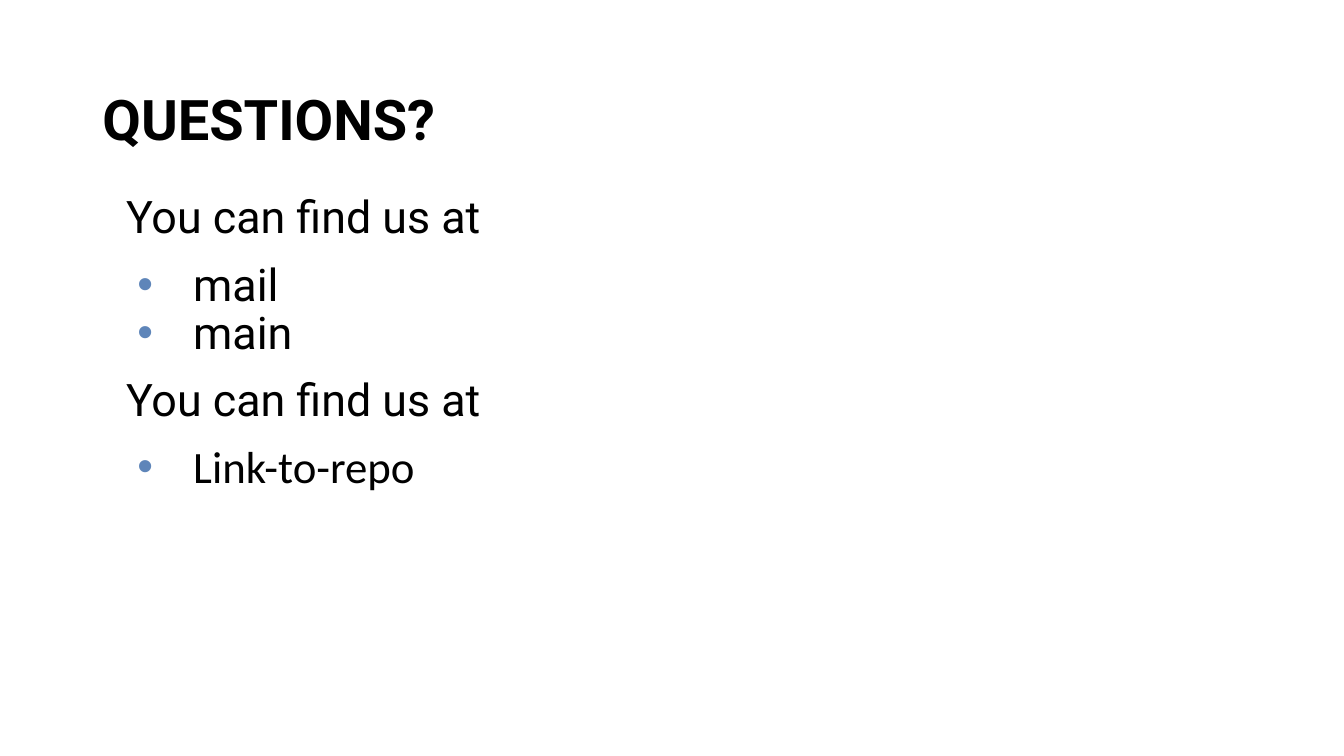
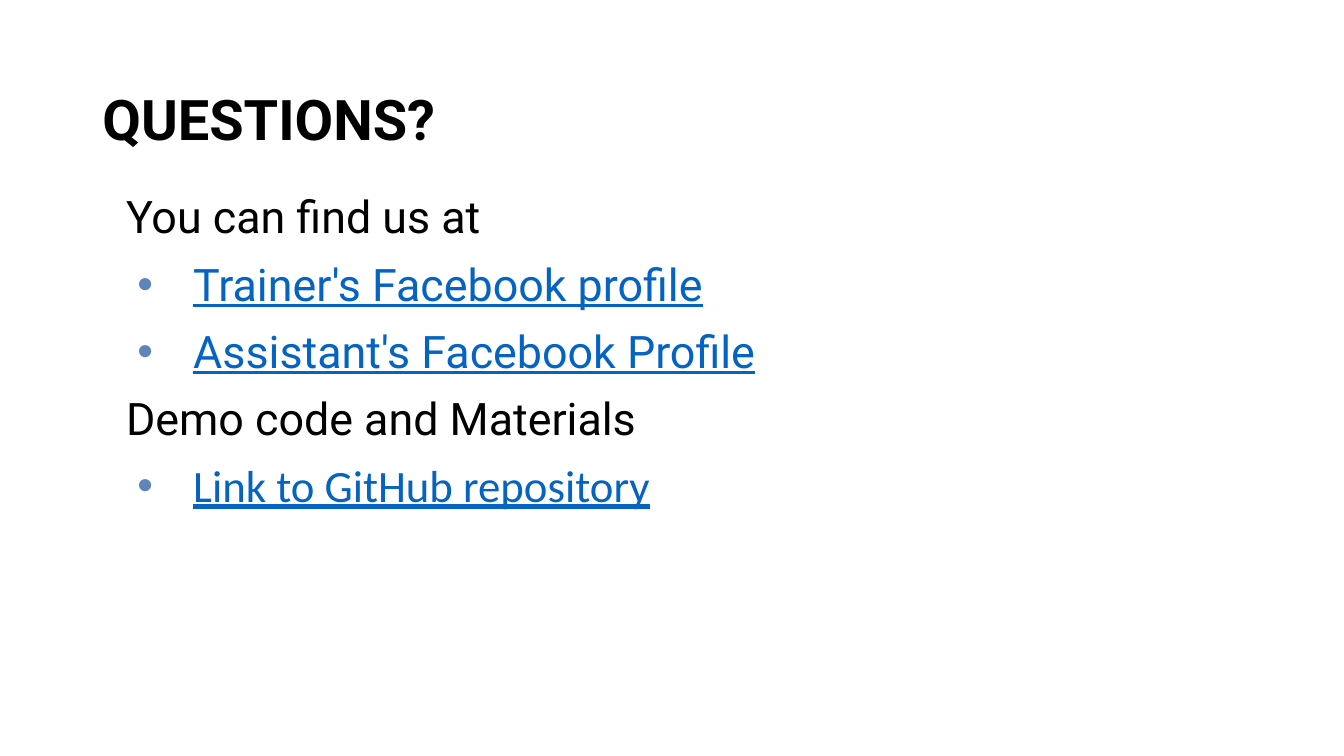
Before and after one commit to sedc-codecademy/mkwd11-js-05-nodejs-basic, a slide deck: slide 18 of G11/Class_01/Presentation/NodeJSBasic-01.pptx. Drawn at 1344x756 pixels with LibreOffice and Linux fonts; fonts in the diff are those of the drawing; background and template pictures are left out. Boxes give left, top, right and bottom in pixels: in the first picture for what was removed or moved away, otherwise in the second. Text is boxed around its words. In the diff, an @@ line names an element or a change of style, - is before the commit and + after.

Commit message:
additional materials

```diff
--- a/G11/Class_01/Presentation/NodeJSBasic-01.pptx
+++ b/G11/Class_01/Presentation/NodeJSBasic-01.pptx
@@ subtitle at [126, 267, 755, 510]: text changed; text colour #000000 to #0563C1 @@
-• mail
-• main
-You can find us at
-• Link-to-repo
+• Trainer's Facebook profile
+• Assistant's Facebook Profile
+Demo code and Materials
+• Link to GitHub repository
```
Also in this commit, not shown: 2 other slides changed, 2 other files.
